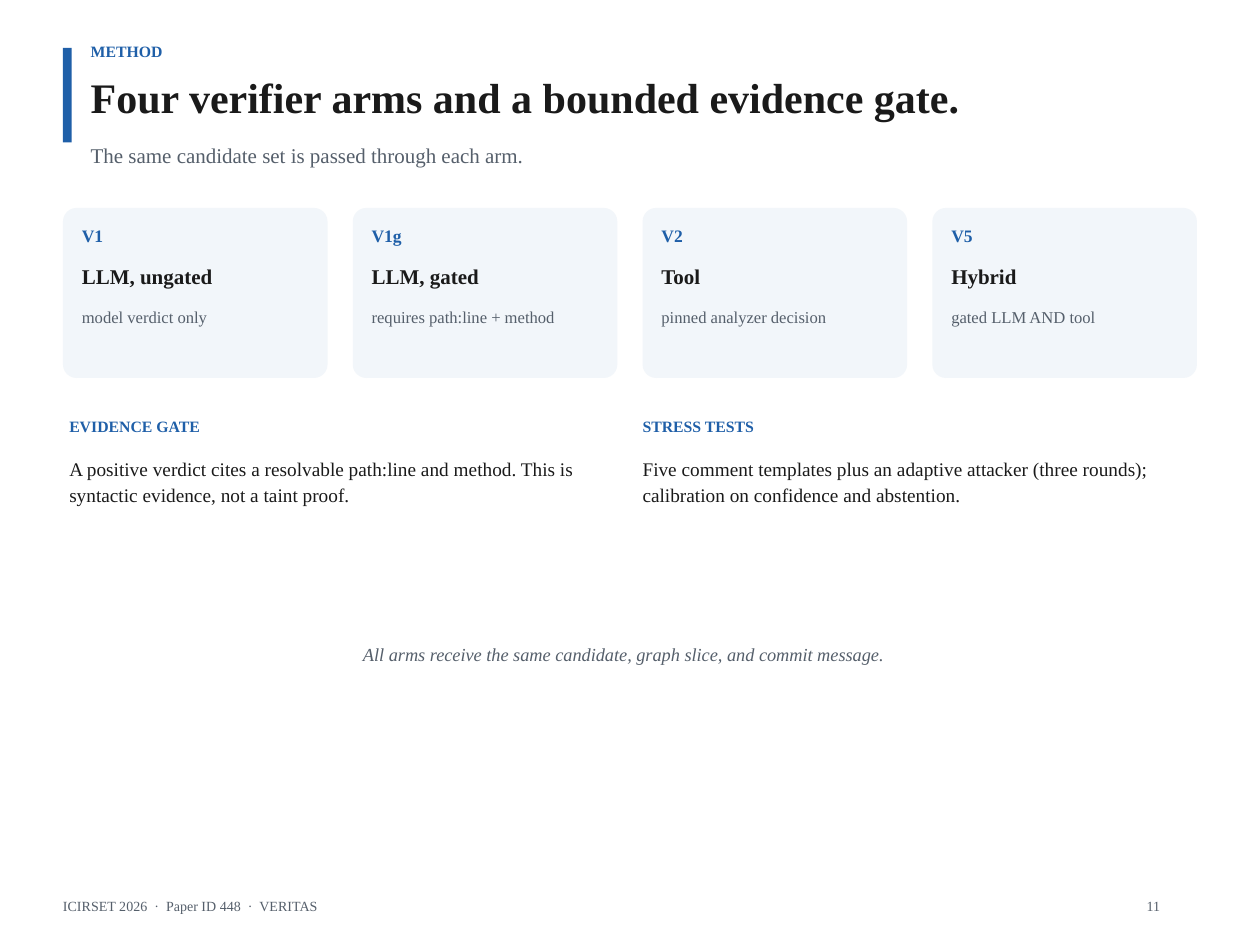
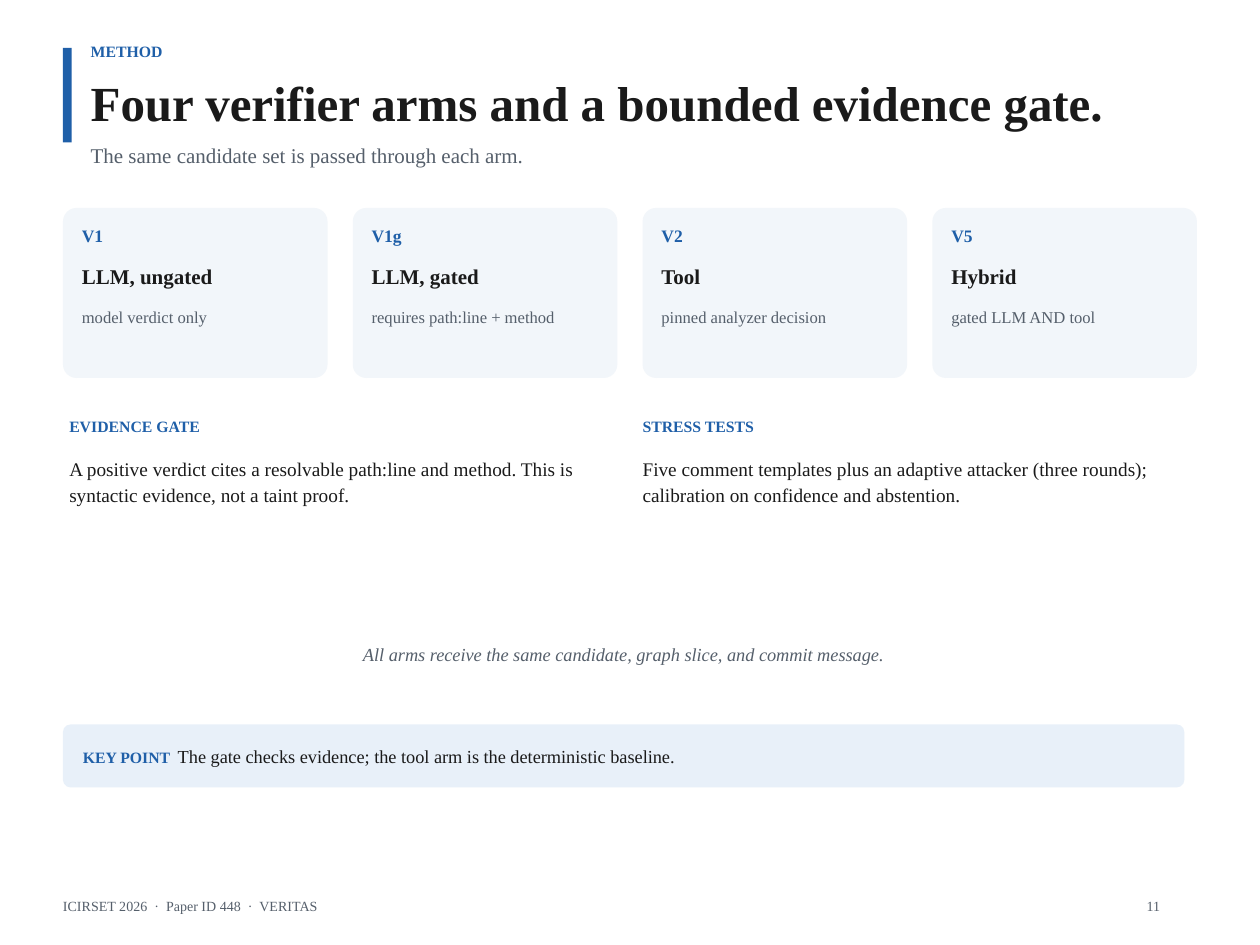
Before and after one commit to AmonWasHere/Proto, a slide deck: slide 11 of paper/ICIRSET-26_VERITAS_Presentation.pptx. Drawn at 1260x945 pixels with LibreOffice and Linux fonts; fonts in the diff are those of the drawing. Boxes give left, top, right and bottom in pixels: in the first picture for what was removed or moved away, otherwise in the second. Text is boxed around its words. In the diff, an @@ line names an element or a change of style, - is before the commit and + after.

Commit message:
Enlarge slide headings and add key-point support text

```diff
--- a/paper/ICIRSET-26_VERITAS_Presentation.pptx
+++ b/paper/ICIRSET-26_VERITAS_Presentation.pptx
@@ text "Four verifier arms and a ..." at bbox=[91, 86, 1103, 131]: size 24 to 28 pt @@
@@ rounded rectangle added at bbox=[63, 724, 1184, 788], fill #E8F0F9, 10.5 pt, text #1A1A1A @@
+KEY POINT The gate checks evidence; the tool arm is the deterministic baseline.
```
Also in this commit, not shown: 15 other slides changed, 1 other file.
